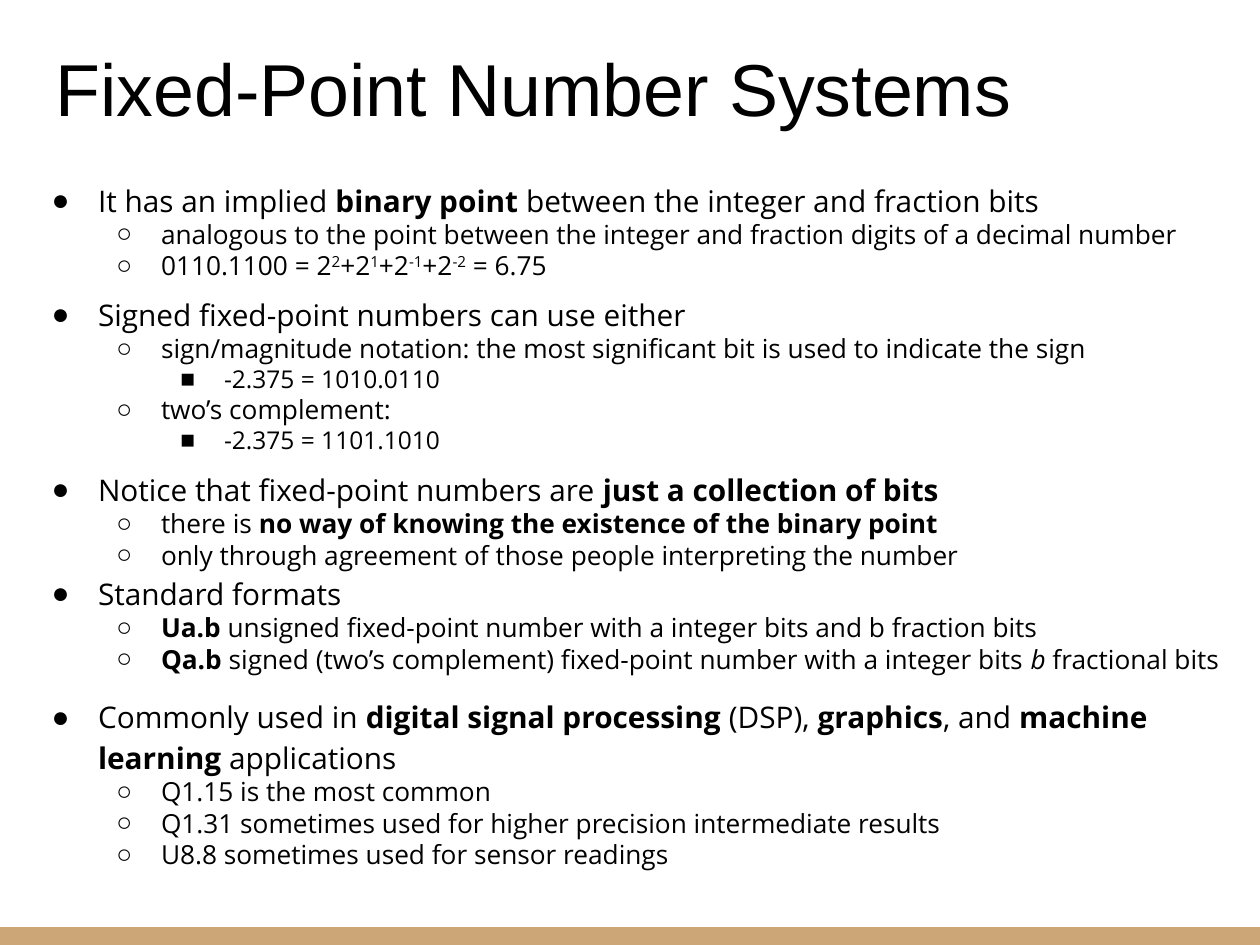
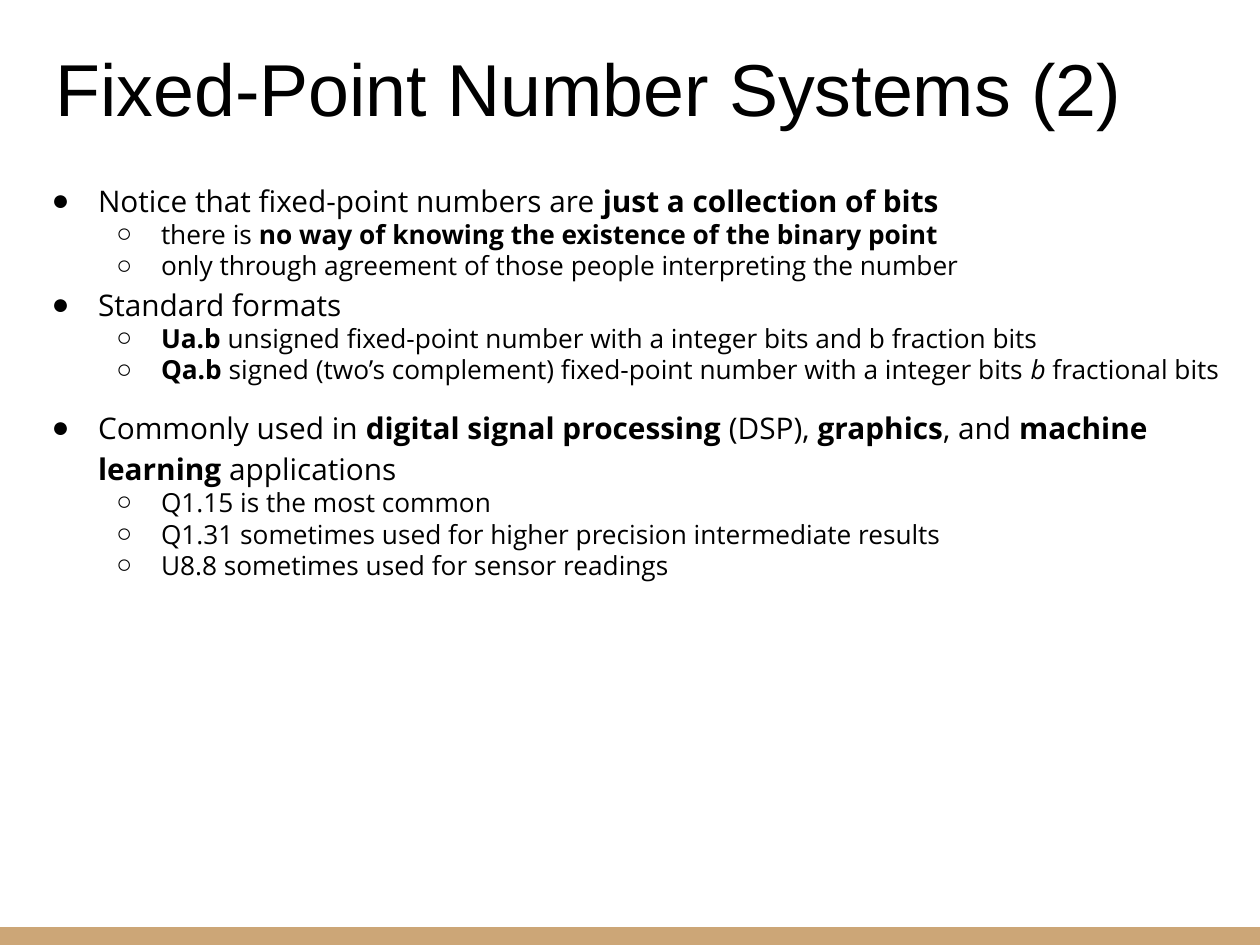
Before and after one commit to riccardoberta/esd, a slide deck: slide 20 of 02 - Data Representation/slides.pptx (slide 19 before the commit). Drawn at 1260x945 pixels with LibreOffice and Linux fonts; fonts in the diff are those of the drawing. Boxes give left, top, right and bottom in pixels: in the first picture for what was removed or moved away, otherwise in the second. Text is boxed around its words. In the diff, an @@ line names an element or a change of style, - is before the commit and + after.

```diff
--- a/02 - Data Representation/slides.pptx
+++ b/02 - Data Representation/slides.pptx
@@ title at (56, 62, 1121, 130): text changed @@
-Fixed-Point Number Systems
+Fixed-Point Number Systems (2)
@@ text at (98, 189, 1176, 450): paragraphs removed @@
-● It has an implied binary point between the integer and fraction bits
-  ○ analogous to the point between the integer and fraction digits of a decimal number
-  ○ 0110.1100 = 22+21+2-1+2-2 = 6.75
-● Signed fixed-point numbers can use either
-  ○ sign/magnitude notation: the most significant bit is used to indicate the sign
-    ■ -2.375 = 1010.0110
-  ○ two’s complement:
-    ■ -2.375 = 1101.1010
```
Also in this commit, not shown: 2 other slides changed, 1 slide added, 36 other files.
